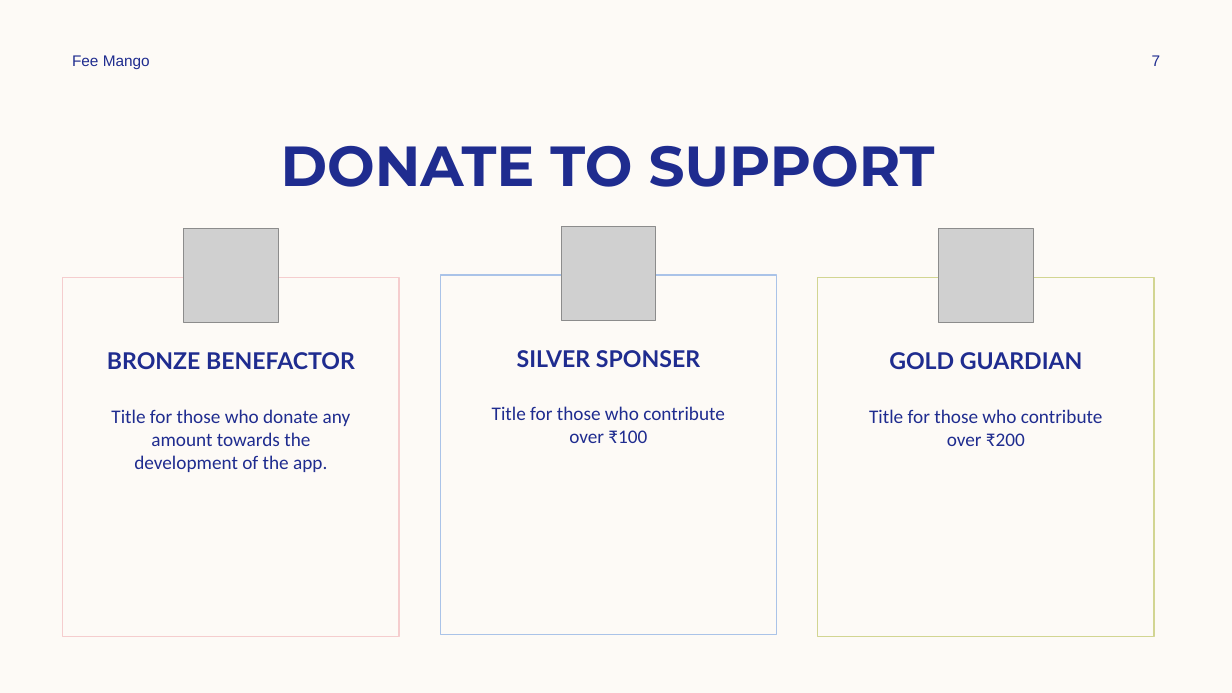
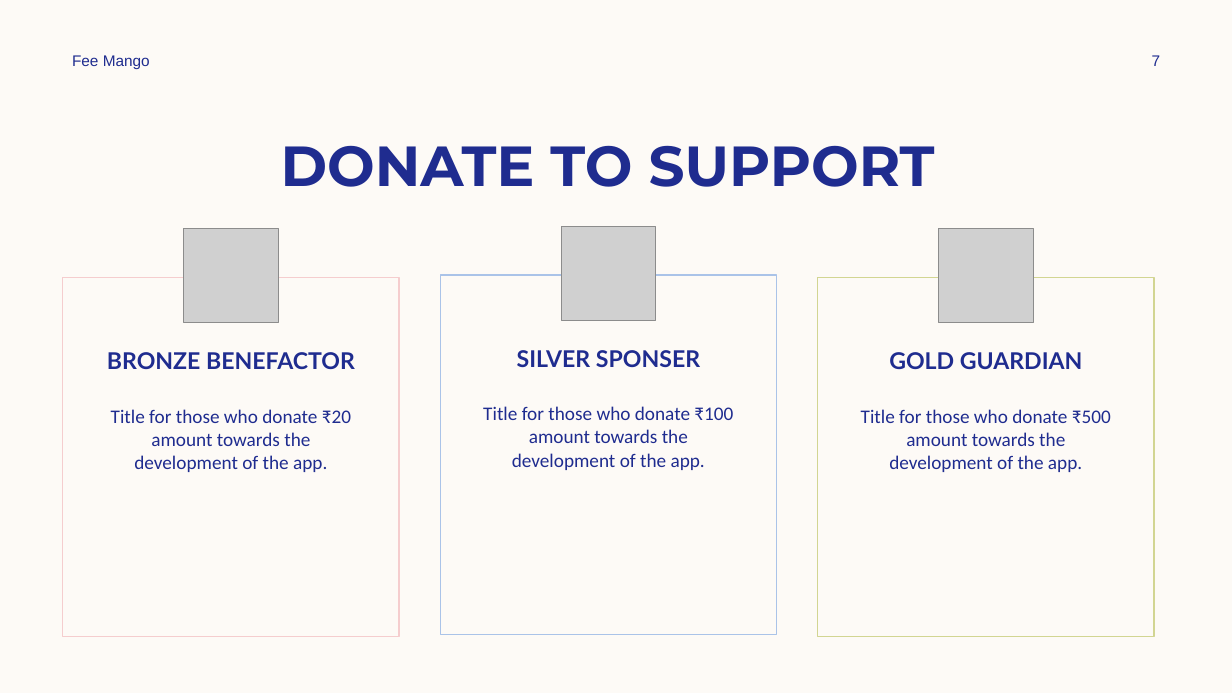
Before and after one commit to ChinmayBarik214/FeeMango, a slide deck: slide 7 of How to use.pptx. Drawn at 1232x693 pixels with LibreOffice and Linux fonts; fonts in the diff are those of the drawing; grey boxes stand for pictures. Boxes give left, top, right and bottom in pixels: in the first picture for what was removed or moved away, otherwise in the second. Text is boxed around its words. In the diff, an @@ line names an element or a change of style, - is before the commit and + after.

```diff
--- a/How to use.pptx
+++ b/How to use.pptx
@@ text at (x1=111, y1=409, x2=351, y2=472): text changed @@
-Title for those who donate any amount towards the development of the app.
+Title for those who donate ₹20 amount towards the development of the app.
@@ text at (x1=483, y1=406, x2=733, y2=470): text changed @@
-Title for those who contribute over ₹100
+Title for those who donate ₹100 amount towards the development of the app.
@@ text at (x1=861, y1=409, x2=1111, y2=472): text changed @@
-Title for those who contribute over ₹200
+Title for those who donate ₹500 amount towards the development of the app.
```
Also in this commit, not shown: 1 other file.
